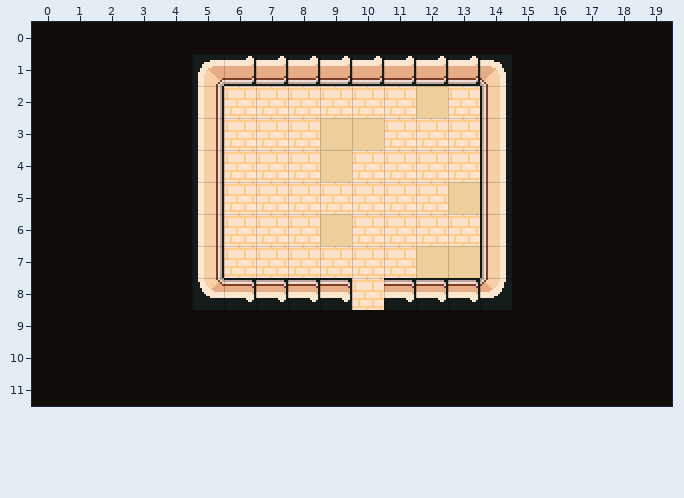
A Tiled map (JSON) gets an edit: data/tk_maps/w1/jade/lousang-village--house-1.tmj. That is the earlier state.
Cells are 16x16 px. Shown: x 0..19, y 0..11.
Once edited:
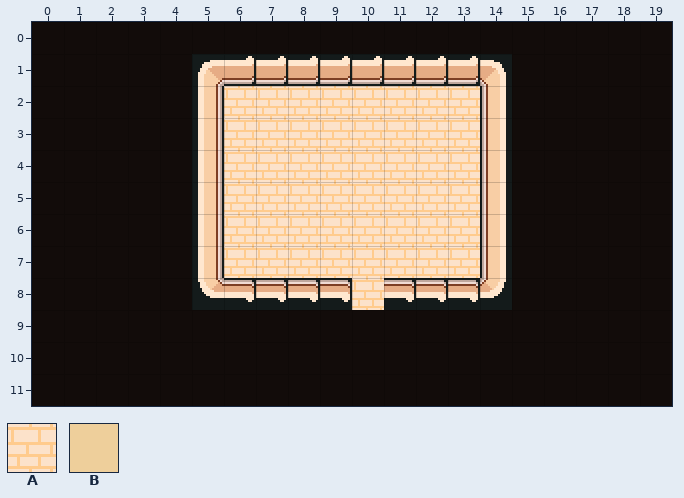
Key: from "n_floor_in": A 23, B 34.
_ is an empty cell, . an unchanged one.
The edit:
--- layer "ground"
@@ x 9..13 @@
- 2 ...B.
- 3 BB...
- 4 B....
- 5 ....B
- 6 B....
- 7 ...BB
+ 2 ...A.
+ 3 AA...
+ 4 A....
+ 5 ....A
+ 6 A....
+ 7 ...AA
